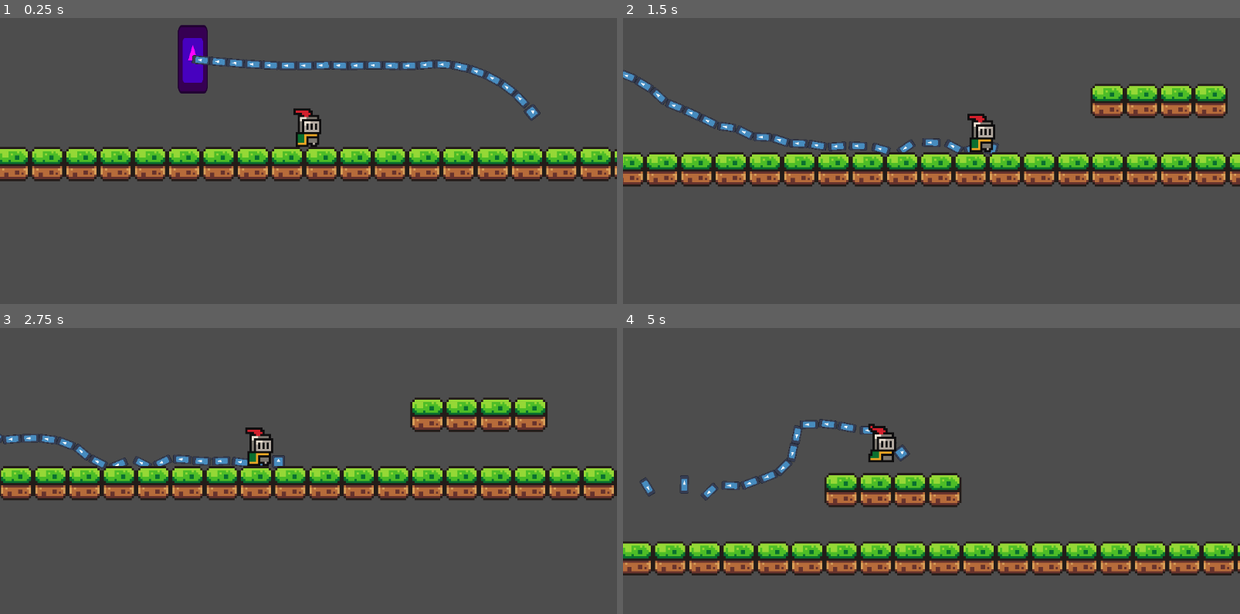
Above: before the commit, frames 1-4 (two rows, left to right).
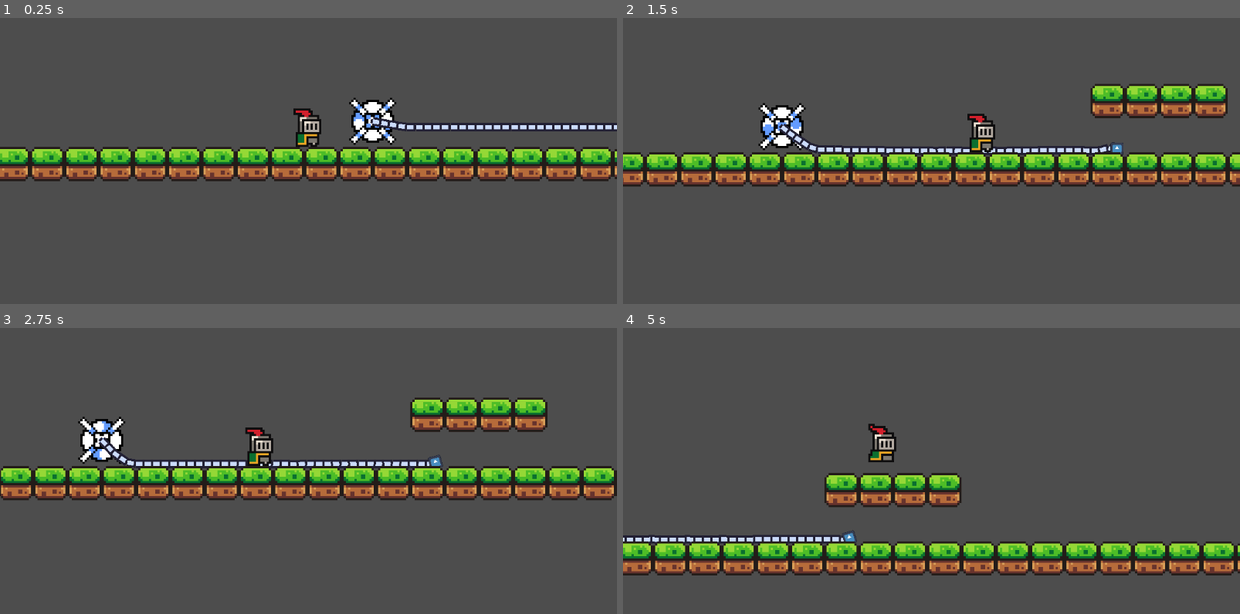
Above: after the commit, the same moments.

Repository: nbrwn/tether
Game: Godot game, scene res://scenes/game.tscn
Two runs of this game, one before a commit and one after it. Both use one fixed random seed, a clock stepped at 60 frames per second and the inputs below. The engine's default icon, where the game draws it, is replaced by a stand-in: a white triangle on a blue panel in a dark square.
Inputs:
- Up to frame 1 (0.25 s): no input
- Up to frame 2 (1.5 s): tap Enter (ui_accept) at 0.5, 0.77 s; hold Right (ui_right) from 0.53 s (still down)
- Up to frame 3 (2.75 s): tap Enter (ui_accept) at 1.52 s; release Right (ui_right) at 2.03 s; hold Left (ui_left) from 2.03 s (still down)
- Up to frame 4 (5 s): release Left (ui_left) at 2.78 s; hold Right (ui_right) 2.78-4.28 s; tap Enter (ui_accept) at 3.02, 3.77, 4.52 s; hold Left (ui_left) from 4.28 s (still down)

The runs differ from the first frame. In frame 1, 4.2% of the frame differs, in the area x 28-100%, y 2-45%; in frame 2, 2.7%; in frame 3, 2.5%; in frame 4, 1.7%.

Commit message:
added some placeholder art for tether and tetherbase

Diff:
--- a/new-game-project/scenes/Tether.tscn
+++ b/new-game-project/scenes/Tether.tscn
@@ -9,7 +9,7 @@
 radius = 2.0
 
 [sub_resource type="CircleShape2D" id="CircleShape2D_wfin0"]
-radius = 5.0
+radius = 1.0
 
 [node name="Tether" type="StaticBody2D"]
 script = ExtResource("1_723x6")
@@ -30,8 +30,9 @@
 texture = ExtResource("1_ejcpe")
 
 [node name="HeadToPlayerPinJoint" type="PinJoint2D" parent="TetherHead"]
-scale = Vector2(0.25, 0.25)
+position = Vector2(3, 0)
 node_a = NodePath("..")
+bias = 0.9
 
 [node name="HeadToSegmentPinJoint" type="PinJoint2D" parent="TetherHead"]
 position = Vector2(-3, 0)
--- a/new-game-project/scenes/TetherBase.tscn
+++ b/new-game-project/scenes/TetherBase.tscn
@@ -1,14 +1,49 @@
-[gd_scene load_steps=2 format=3 uid="uid://cp5ex6y3ehg54"]
+[gd_scene load_steps=7 format=3 uid="uid://cp5ex6y3ehg54"]
 
-[ext_resource type="Texture2D" uid="uid://v254aumms2qm" path="res://icon.svg" id="1_aycxv"]
+[ext_resource type="Texture2D" uid="uid://brhtvbcllma5p" path="res://assets/sprites/tether_body.png" id="1_ku7dc"]
+
+[sub_resource type="AtlasTexture" id="AtlasTexture_5k52c"]
+atlas = ExtResource("1_ku7dc")
+region = Rect2(0, 0, 32, 32)
+
+[sub_resource type="AtlasTexture" id="AtlasTexture_xj0h2"]
+atlas = ExtResource("1_ku7dc")
+region = Rect2(32, 0, 32, 32)
+
+[sub_resource type="AtlasTexture" id="AtlasTexture_7sb1y"]
+atlas = ExtResource("1_ku7dc")
+region = Rect2(64, 0, 32, 32)
+
+[sub_resource type="AtlasTexture" id="AtlasTexture_r4bhg"]
+atlas = ExtResource("1_ku7dc")
+region = Rect2(96, 0, 32, 32)
+
+[sub_resource type="SpriteFrames" id="SpriteFrames_4sbd1"]
+animations = [{
+"frames": [{
+"duration": 1.0,
+"texture": SubResource("AtlasTexture_5k52c")
+}, {
+"duration": 1.0,
+"texture": SubResource("AtlasTexture_xj0h2")
+}, {
+"duration": 1.0,
+"texture": SubResource("AtlasTexture_7sb1y")
+}, {
+"duration": 1.0,
+"texture": SubResource("AtlasTexture_r4bhg")
+}],
+"loop": true,
+"name": &"Idle",
+"speed": 4.0
+}]
 
 [node name="TetherBase" type="StaticBody2D"]
 visibility_layer = 2
 collision_layer = 0
 collision_mask = 0
 
-[node name="Sprite2D" type="Sprite2D" parent="."]
-modulate = Color(1, 0.00784314, 1, 1)
-position = Vector2(2.38419e-07, -7.45058e-07)
-scale = Vector2(0.109375, 0.25)
-texture = ExtResource("1_aycxv")
+[node name="AnimatedSprite2D" type="AnimatedSprite2D" parent="."]
+sprite_frames = SubResource("SpriteFrames_4sbd1")
+animation = &"Idle"
+autoplay = "Idle"
--- a/new-game-project/scenes/TetherSegment.tscn
+++ b/new-game-project/scenes/TetherSegment.tscn
@@ -1,34 +1,50 @@
-[gd_scene load_steps=4 format=3 uid="uid://cpjkalfbtpbeh"]
+[gd_scene load_steps=6 format=3 uid="uid://cpjkalfbtpbeh"]
 
-[ext_resource type="Texture2D" uid="uid://v254aumms2qm" path="res://icon.svg" id="1_upd1b"]
+[ext_resource type="Texture2D" uid="uid://dmgcdfvpo3w1w" path="res://assets/sprites/tether.png" id="2_0mhnq"]
 
 [sub_resource type="PhysicsMaterial" id="PhysicsMaterial_62olg"]
 friction = 0.1
 
+[sub_resource type="AtlasTexture" id="AtlasTexture_2mm5w"]
+atlas = ExtResource("2_0mhnq")
+region = Rect2(0, 0, 16, 16)
+
+[sub_resource type="SpriteFrames" id="SpriteFrames_c5epy"]
+animations = [{
+"frames": [{
+"duration": 1.0,
+"texture": SubResource("AtlasTexture_2mm5w")
+}],
+"loop": true,
+"name": &"Idle",
+"speed": 5.0
+}]
+
 [sub_resource type="CapsuleShape2D" id="CapsuleShape2D_i8x22"]
-radius = 4.0
-height = 16.0
+radius = 5.0
+height = 20.0
 
 [node name="TetherSegment" type="RigidBody2D"]
 show_behind_parent = true
 visibility_layer = 2
-rotation = 1.5708
 collision_layer = 4
 collision_mask = 2
 mass = 0.01
 physics_material_override = SubResource("PhysicsMaterial_62olg")
 gravity_scale = 0.1
 
-[node name="Sprite2D" type="Sprite2D" parent="."]
-position = Vector2(0, -5.96046e-08)
-scale = Vector2(0.03125, 0.0673828)
-texture = ExtResource("1_upd1b")
+[node name="AnimatedSprite2D" type="AnimatedSprite2D" parent="."]
+position = Vector2(1, 0)
+rotation = 3.14159
+sprite_frames = SubResource("SpriteFrames_c5epy")
+animation = &"Idle"
 
 [node name="CollisionShape2D" type="CollisionShape2D" parent="."]
-scale = Vector2(0.4, 0.4)
+position = Vector2(1, 0)
+rotation = 1.5708
+scale = Vector2(0.2, 0.2)
 shape = SubResource("CapsuleShape2D_i8x22")
 
 [node name="SegmentPinJoint" type="PinJoint2D" parent="."]
-position = Vector2(0, -4)
 scale = Vector2(0.4, 0.4)
 node_b = NodePath("..")
--- a/new-game-project/scenes/game.tscn
+++ b/new-game-project/scenes/game.tscn
@@ -188,6 +188,6 @@
 visibility_layer = 2
 z_index = -1
 z_as_relative = false
-position = Vector2(-84, -41)
+position = Vector2(0, -12)
 collision_layer = 4
 collision_mask = 3
--- a/new-game-project/scenes/player.tscn
+++ b/new-game-project/scenes/player.tscn
@@ -43,6 +43,7 @@
 size = Vector2(8, 14)
 
 [node name="Player" type="CharacterBody2D" groups=["Player"]]
+physics_interpolation_mode = 1
 script = ExtResource("1_d4svm")
 
 [node name="PlayerAnimation" type="AnimatedSprite2D" parent="."]
--- a/new-game-project/scripts/tether.gd
+++ b/new-game-project/scripts/tether.gd
@@ -1,5 +1,5 @@
 extends StaticBody2D
-@export var max_tether_length = 20
+@export var max_tether_length = 40
 var tether_segments = []
 var tether_segment = preload("res://scenes/TetherSegment.tscn")
 
@@ -13,8 +13,8 @@
 
 func generate_tether() -> void:
 	var previous_point = $TetherBase
-	var offset = 4
-	var step = 8
+	var offset = 0
+	var step = 4
 	for i in max_tether_length:
 		#Create new tether_segment
 		var tether_segment_instance = tether_segment.instantiate()
@@ -22,7 +22,7 @@
 		add_child(tether_segment_instance)
 
 		#Move, Rotate, Pin new tether_segment
-		tether_segment_instance.rotation_degrees = -90
+		#tether_segment_instance.rotation_degrees = -90
 		tether_segment_instance.position = Vector2(offset, 0)
 		tether_segment_instance.get_node("SegmentPinJoint").node_a = previous_point.get_path()
 
Binary file added: new-game-project/assets/sprites/tether.png
Not shown, added: new-game-project/assets/sprites/tether.png.import
Binary file added: new-game-project/assets/sprites/tether_body.png
Not shown, added: new-game-project/assets/sprites/tether_body.png.import
